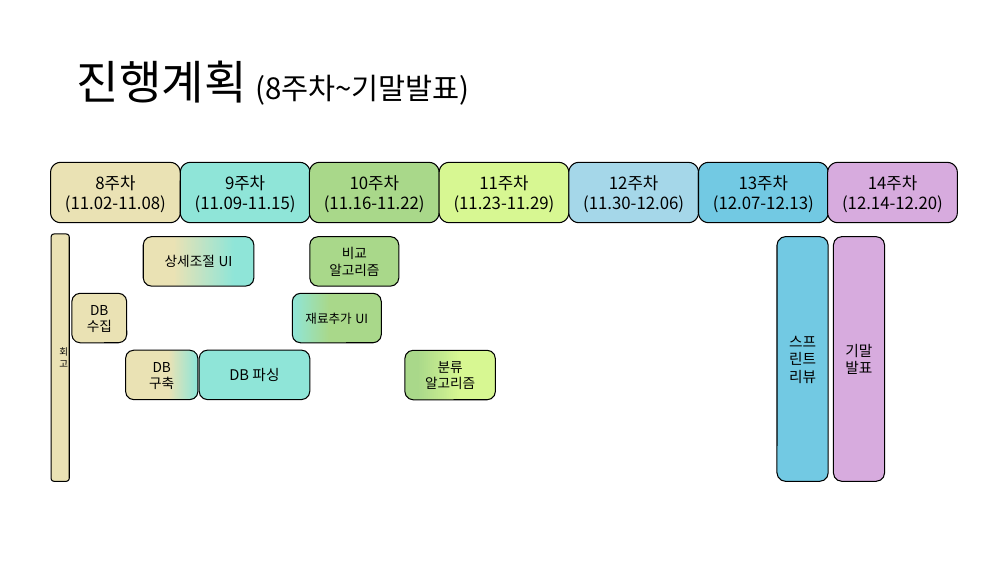
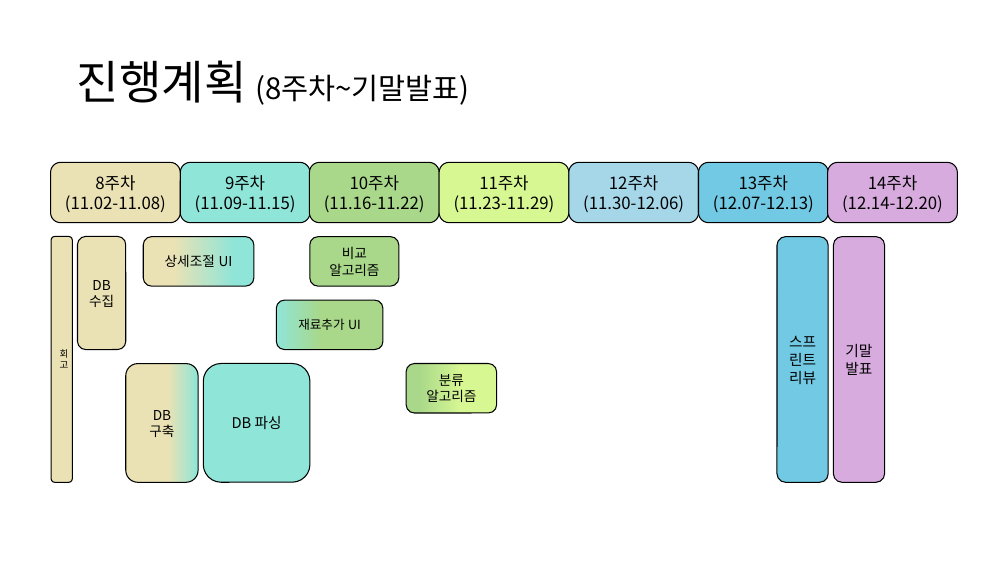
Before and after one commit to LumiereKANG/SW_development, a slide deck: slide 10 of ETC/프로젝트 제안서 7조.pptx. Drawn at 1008x567 pixels with LibreOffice and Linux fonts; fonts in the diff are those of the drawing. Boxes give left, top, right and bottom in pixels: in the first picture for what was removed or moved away, otherwise in the second. Text is boxed around its words. In the diff, an @@ line names an element or a change of style, - is before the commit and + after.

```diff
--- a/ETC/프로젝트 제안서 7조.pptx
+++ b/ETC/프로젝트 제안서 7조.pptx
@@ rounded rectangle "DB": place and size @@
-rounded rectangle "DB" at [72,293,127,343]
+rounded rectangle "DB" at [78,237,126,350]
@@ rounded rectangle "재료추가 UI": place and size @@
-rounded rectangle "재료추가 UI" at [293,293,382,343]
+rounded rectangle "재료추가 UI" at [277,300,383,349]
@@ rounded rectangle "DB": place and size @@
-rounded rectangle "DB" at [126,350,198,399]
+rounded rectangle "DB" at [126,364,198,482]
@@ rounded rectangle "DB 파싱": place and size @@
-rounded rectangle "DB 파싱" at [199,350,309,399]
+rounded rectangle "DB 파싱" at [203,364,310,482]
@@ rounded rectangle "분류": place and size @@
-rounded rectangle "분류" at [405,350,496,399]
+rounded rectangle "분류" at [406,364,497,413]
```
Also in this commit, not shown: 6 other slides changed, 1 slide added, 2 slides removed.
